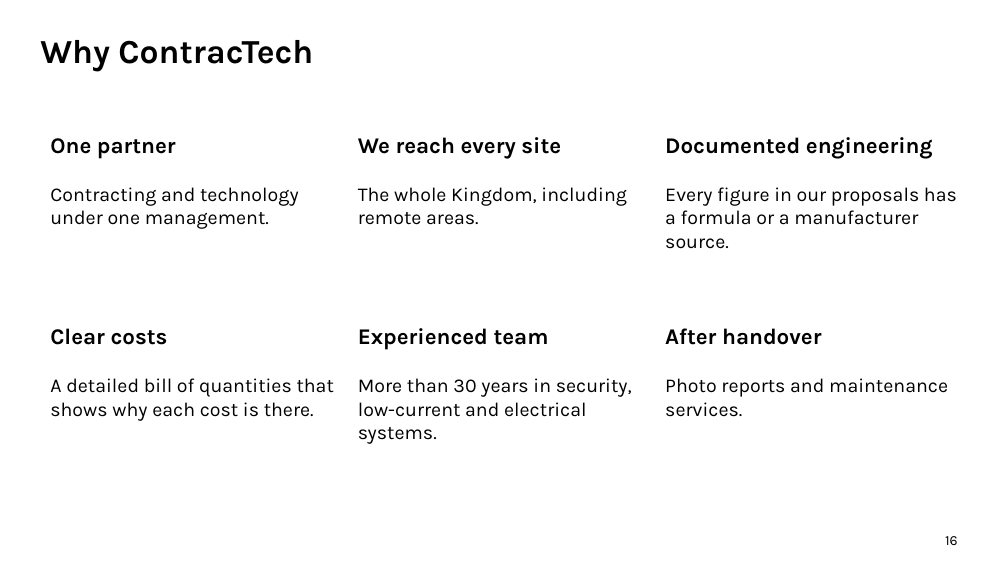
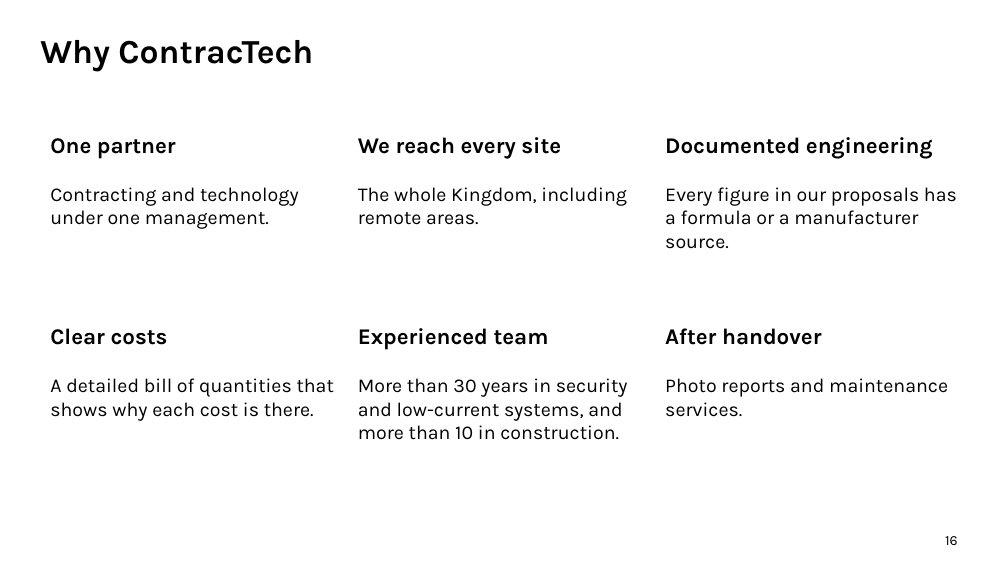
Before and after one commit to urkTish/CCTV, a slide deck: slide 16 of docs/company-profile/ContracTech-Company-Profile-EN.pptx. Drawn at 1008x567 pixels with LibreOffice and Linux fonts; fonts in the diff are those of the drawing; background and template pictures are left out. Boxes give left, top, right and bottom in pixels: in the first picture for what was removed or moved away, otherwise in the second. Text is boxed around its words. In the diff, an @@ line names an element or a change of style, - is before the commit and + after.

```diff
--- a/docs/company-profile/ContracTech-Company-Profile-EN.pptx
+++ b/docs/company-profile/ContracTech-Company-Profile-EN.pptx
@@ text at bbox=[358, 378, 628, 440]: text changed @@
-More than 30 years in security, low-current and electrical systems.
+More than 30 years in security and low-current systems, and more than 10 in construction.
```
Also in this commit, not shown: 1 other slide changed, 8 other files.
